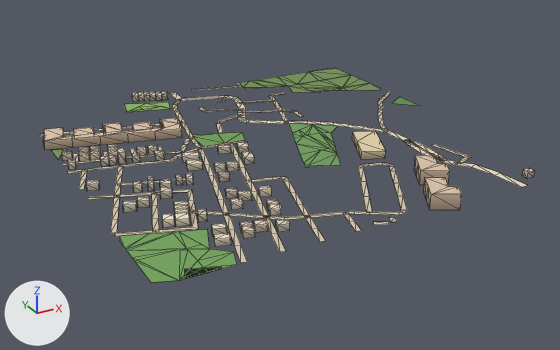
Before and after pictures for a commit that changed the glTF model public/assets/bengaluru-region-v1/tiles/t22_-20-l1.glb.
Camera for both pictures: a camera (50 mm lens) standing at (10820.0, -10549.0, 354.0) and looking at (11247.0, -9773.0, -34.0). Lighting does not change. The marker at lower left points along +X, +Y and +Z. The picture after the commit comes second. Mesh edges are drawn as thin lines.

Objects in the first picture: 'building', 'ground'.
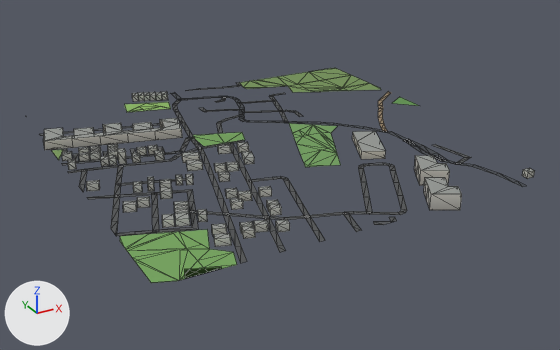
Location of each change, [x1, y1, x2, y2] in pixels of the pictures (560 x 350 px; the box of a moved part takes in the faces that stretch with it):
part 1 of me_building, recoloured: [44, 91, 535, 246] in both
part 2 of me_ground, moved or reshaped: before [403, 139, 446, 162]; after [404, 140, 445, 162]
part 3 of me_ground, rebuilt: [444, 160, 527, 187] in both
part 4 of me_ground, moved or reshaped: before [40, 83, 408, 263]; after [40, 82, 407, 263]
part 5 of me_ground, recoloured: [62, 86, 470, 263] in both

The edits, one by one:
me_building is used by ob_building; location (11000.0, -10000.0, 0.0).
me_building had 588 vertices, 746 faces and spanned x -7.0..457.0, y -10.0..507.0, z 0.0..18.0.
me_building now has 588 vertices, 904 faces and spans x -7.0..457.0, y -10.0..507.0, z 0.0..18.0.
me_building part 1: 746 kept faces spanning x -7.0..457.0, y -10.0..507.0, z 0.0..18.0 get new vertex colours.
me_ground is used by ob_ground; location (11000.0, -10000.0, 0.0).
me_ground had 639 vertices, 575 faces and spanned x -3.0..502.0, y -3.0..503.0, z 1.0.
me_ground now has 654 vertices, 588 faces and spans x 0.0..500.0, y 0.0..500.0, z 1.0.
me_ground part 2: the loose piece of 8 vertices spanning x 388.0..405.0, y 98.0..177.0, z 1.0 is scaled about its middle by (0.764, 1, 1).
me_ground part 3: the loose piece of 14 vertices spanning x 393.0..432.0, y 0.0..101.0, z 1.0 is rebuilt with 16 vertices and now spans x 394.0..431.0, y 0.0..100.0, z 1.0.
Part 4, on me_ground:
98 vertices are removed from x -3.0..502.0, y -3.0..503.0, z 1.0.
103 faces are deleted.
5 vertices in x 16.0..248.0, y 1.0..165.0, z 1.0 move by (0.0, -1.0, 0.0).
4 vertices in x 1.0..115.0, y 164.0..309.0, z 1.0 move by (-1.0, 0.0, 0.0).
3 vertices in x -1.0..114.0, y 197.0..303.0, z 1.0 move by (1.0, 0.0, 0.0).
3 vertices in x 7.0..97.0, y 31.0..139.0, z 1.0 move by (-1.0, -3.0, 0.0).
3 vertices in x 88.0..254.0, y -1.0, z 1.0 move by (0.0, 1.0, 0.0).
21 vertices move from x -3.0..268.0, y 10.0..469.0, z 1.0 to x 0.0..267.0, y 9.0..469.0, z 1.0.
96 vertices are added at x 0.0..500.0, y 0.0..500.0, z 1.0.
5 new vertices lie (6.0, -2.0, 0.0) away from vertices in x 2.0..278.0, y 12.0..412.0, z 1.0.
5 new vertices lie (4.0, 6.0, 0.0) away from vertices in x 256.0..322.0, y 288.0..345.0, z 1.0.
5 new vertices lie (0.0, 6.0, 0.0) away from vertices in x 0.0..280.0, y 103.0..494.0, z 1.0.
114 new faces join them.
me_ground part 5: 310 kept faces spanning x 0.0..465.0, y 0.0..490.0, z 1.0 get new vertex colours; the middle colour goes from beige #d7c9ae to dark grey #535556.
